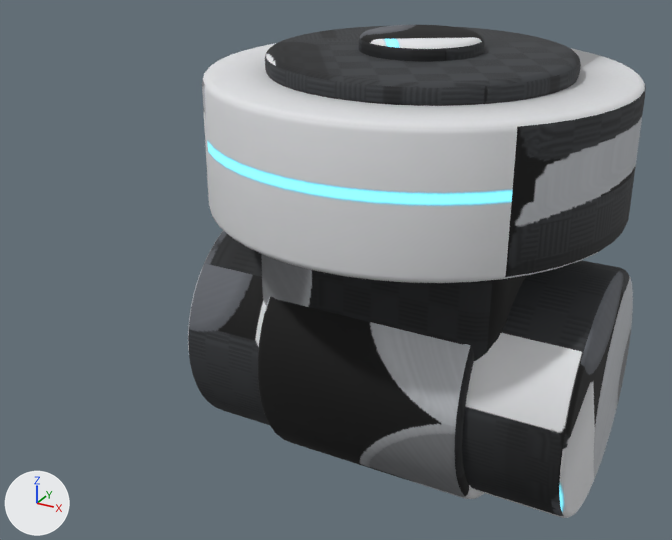
The OBJ model src/my_robot_description/meshes/legs/left_hip_roll.obj as it was, and as the next commit left it.
Before and after are seen from a 50 mm camera at (0.097, -0.222, 0.13) aimed at (-0.027, 0.004, 0.017). Arrows for +X, +Y and +Z are at lower left; the lights stay in place. The picture after the commit comes second. Where no turn or scale is listed for an object, it has been applied to the vertices.

Names of what the first picture shows: 'left_hip_roll'.
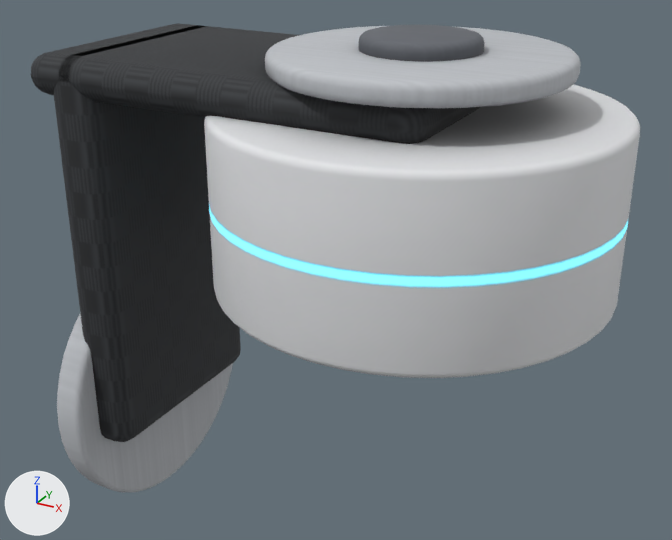
The newer file is also turned or shifted as a whole; pictures and numbers use the older file's frame.

Edits to the bpy script that builds the scene:
```text
Change me_left_hip_roll:
    used by ob_left_hip_roll; location = (0.0, 0.0, 0.0)
    remove me_left_hip_roll.from_pydata(...)  # 2072 vertices, 4120 faces; spans x -0.056..0.056, y -0.056..0.056, z -0.037..0.09
    add me_left_hip_roll.from_pydata(...)  # 1820 vertices, 3616 faces; spans x -0.1065..0.056, y -0.056..0.056, z -0.078..0.09
    me_left_hip_roll part 1: the loose piece of 384 vertices spanning x -0.056..0.056, y -0.056..0.056, z 0.045..0.081 is rebuilt with 384 vertices and now spans x -0.056..0.056, y -0.056..0.056, z 0.021..0.071
    me_left_hip_roll part 2: a new loose piece of 384 vertices spanning x -0.1025..-0.0925, y -0.044..0.044, z -0.078..0.01, in mat_hip_roll_mat
    me_left_hip_roll part 3: a new loose piece of 152 vertices spanning x -0.0985..-0.0825, y -0.035..0.035, z -0.044..0.081, in mat_hip_roll_mat
    me_left_hip_roll part 4: a new loose piece of 132 vertices spanning x -0.1065..0.016, y -0.035..0.035, z 0.069..0.081, in mat_hip_roll_mat
    me_left_hip_roll part 5: the loose piece of 384 vertices spanning x -0.056..0.056, y -0.034..0.034, z -0.034..0.034 is deleted
    me_left_hip_roll part 6: the loose piece of 384 vertices spanning x -0.03..0.03, y -0.037..0.037, z -0.037..0.037 is deleted
    me_left_hip_roll part 7: the loose piece of 152 vertices spanning x -0.035..0.035, y -0.03..0.03, z 0.01..0.05 is deleted
    me_left_hip_roll part 8: 1034 kept faces spanning x -0.04..0.04, y -0.04..0.04, z 0.08..0.09 get new texture (UV) coordinates
```

What differs and where, as boxes (x1, y1, x2, y2) in the pictures (672 x 540 px):
'left_hip_roll', reshaped (33% wider): before (188, 25, 646, 518); after (31, 23, 640, 492)
part 1 of me_left_hip_roll, rebuilt (22% taller): before (202, 43, 646, 283); after (204, 85, 640, 378)
part 2 of me_left_hip_roll, added: after (57, 314, 233, 492)
part 3 of me_left_hip_roll, added: after (54, 25, 241, 442)
part 4 of me_left_hip_roll, added: after (31, 23, 481, 144)
part 5 of me_left_hip_roll, deleted: before (188, 230, 633, 518)
part 6 of me_left_hip_roll, deleted: before (258, 297, 484, 499)
part 7 of me_left_hip_roll, deleted: before (261, 254, 527, 361)
part 8 of me_left_hip_roll, surface changed (lighter): (265, 25, 581, 106) in both
